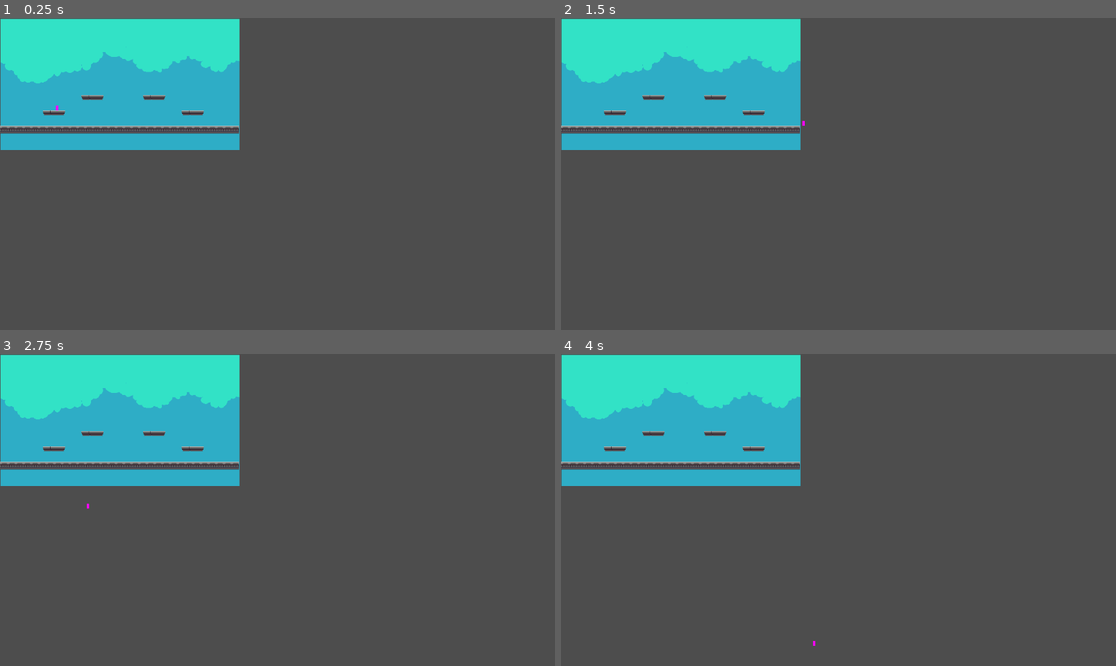
Above: before the commit, frames 1-4 (two rows, left to right).
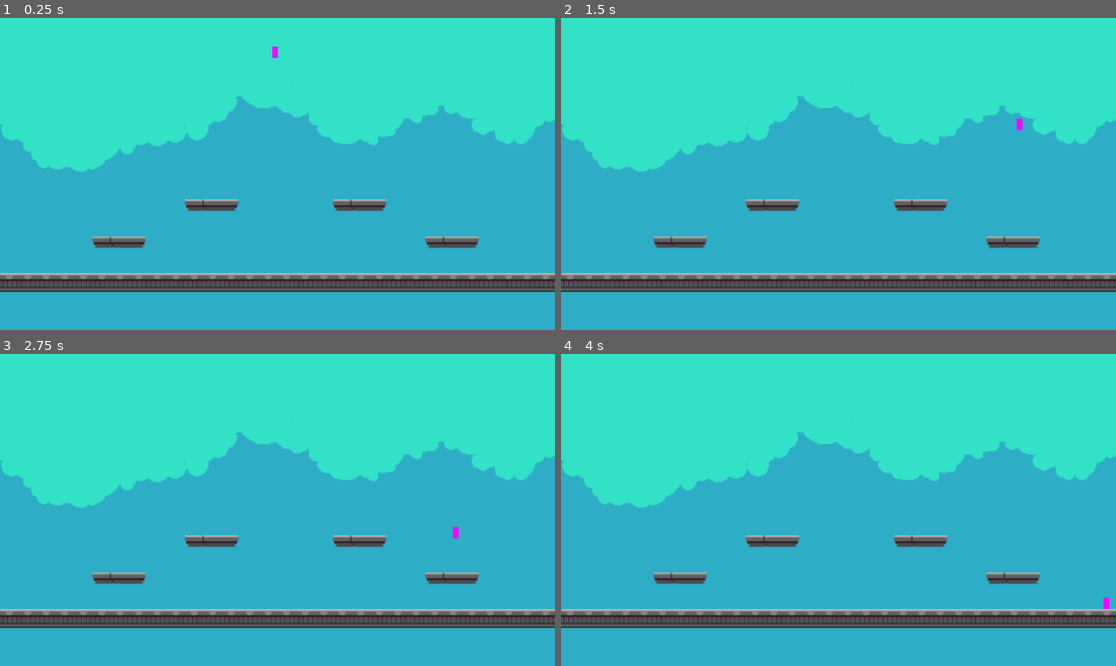
Above: after the commit, the same moments.

Repository: alejandrogonzalvo/Ruins
Game: Godot game, scene res://scenes/Level0.tscn
Two runs of this game, one before a commit and one after it. Both use one fixed random seed, a clock stepped at 60 frames per second and the inputs below.
Inputs:
- Up to frame 1 (0.25 s): no input
- Up to frame 2 (1.5 s): tap Enter at 0.5 s; hold Shift (dash) 0.53-1.28 s; hold D (move_right) from 0.53 s (still down); tap Space (jump) at 0.77, 0.8, 1.07, 1.25, 1.35 s
- Up to frame 3 (2.75 s): tap Space (jump) at 1.52, 1.82, 2.3 s; tap Shift (dash) at 1.55 s; release D (move_right) at 2.03 s; hold A (move_left) from 2.03 s (still down); hold Shift (dash) from 2.03 s (still down)
- Up to frame 4 (4 s): release A (move_left) at 2.78 s; release Shift (dash) at 2.78 s; hold D (move_right) from 2.78 s (still down); tap Shift (dash) at 2.85 s; tap Space (jump) at 3.02, 3.32 s; hold Space (jump) from 3.53 s (still down)

The runs differ from the first frame. In frame 1, 88% of the frame differs, in the area x 0-100%, y 0-100%; in frame 2, 88%; in frame 3, 88%; in frame 4, 88%.

Commit message:
Add falling state

Diff:
--- a/scenes/Level0.tscn
+++ b/scenes/Level0.tscn
@@ -1,12 +1,10 @@
-[gd_scene load_steps=5 format=3 uid="uid://vwif2fgq7nbi"]
+[gd_scene load_steps=4 format=3 uid="uid://vwif2fgq7nbi"]
 
-[ext_resource type="Script" path="res://scripts/scenes/Level0.gd" id="1_tpml8"]
 [ext_resource type="Texture2D" uid="uid://b801mpjw16nho" path="res://assets/Tileset ruins/Background_1.png" id="1_vkni0"]
 [ext_resource type="PackedScene" uid="uid://smac1mnfjjjx" path="res://assets/Tileset ruins/ruinsTilemap.tscn" id="2_vsqlb"]
 [ext_resource type="PackedScene" uid="uid://5tcjju0i4xrq" path="res://scenes/prefabs/Player.tscn" id="3_vohna"]
 
 [node name="Level0" type="Node2D"]
-script = ExtResource("1_tpml8")
 
 [node name="Background1" type="Sprite2D" parent="."]
 position = Vector2(249, 138)
@@ -16,4 +14,8 @@
 layer_0/tile_data = PackedInt32Array(917504, 65536, 4, 917505, 65536, 4, 917506, 65536, 4, 917507, 65536, 4, 917508, 65 …(755 unchanged characters)…
 
 [node name="Player" parent="." instance=ExtResource("3_vohna")]
-position = Vector2(119, 183)
+position = Vector2(247, 24)
+
+[node name="Camera2D" type="Camera2D" parent="."]
+position = Vector2(249, 138)
+zoom = Vector2(2.4, 2.4)
--- a/scenes/prefabs/Player.tscn
+++ b/scenes/prefabs/Player.tscn
@@ -1,10 +1,11 @@
-[gd_scene load_steps=8 format=3 uid="uid://5tcjju0i4xrq"]
+[gd_scene load_steps=9 format=3 uid="uid://5tcjju0i4xrq"]
 
 [ext_resource type="Script" path="res://scripts/prefabs/Player.gd" id="1_d7f85"]
 [ext_resource type="Script" path="res://scripts/states/StateMachine.gd" id="2_bd32p"]
 [ext_resource type="Script" path="res://scripts/states/player/Idle.gd" id="3_mp2ie"]
 [ext_resource type="Script" path="res://scripts/states/player/Walking.gd" id="4_r286j"]
 [ext_resource type="Script" path="res://scripts/states/player/Dashing.gd" id="5_sle54"]
+[ext_resource type="Script" path="res://scripts/states/player/Falling.gd" id="6_7p8gy"]
 
 [sub_resource type="PlaceholderTexture2D" id="PlaceholderTexture2D_5ca6l"]
 
@@ -34,6 +35,10 @@
 script = ExtResource("5_sle54")
 player = NodePath("../..")
 
+[node name="Falling" type="Node" parent="StateMachine" node_paths=PackedStringArray("player")]
+script = ExtResource("6_7p8gy")
+player = NodePath("../..")
+
 [node name="CollisionShape2D" type="CollisionShape2D" parent="."]
 shape = SubResource("RectangleShape2D_ksub8")
 debug_color = Color(0, 0.6, 0.701961, 0.419608)
--- a/scripts/prefabs/Player.gd
+++ b/scripts/prefabs/Player.gd
@@ -12,19 +12,41 @@
 @export var dash_duration: float = 0.2
 @export var dash_speed: float = 500
 @export var dash_accel: float = 50000
+var dash_ready: bool = true
+
+@export var airborn_speed: float = 75
+@export var airborn_accel: float = 1500
+
+@export var fall_speed: float = 50
+@export var fall_accel: float = 500
+
 
 func _physics_process(delta):
-	self.move_and_slide()
+	move_and_slide()
+	if is_on_floor():
+		dash_ready = true
+
 
 func update_x_velocity(target: float, acceleration: float, delta: float):
 	var current = self.velocity.x
 	if abs(current - target) < velocity_x_snap_threshold:
-		self.velocity.x = target
+		velocity.x = target
 		return
 
 	var change = sign(target - current) * acceleration * delta
 	if sign(current - target) != sign(current + change - target):
-		self.velocity.x = target
+		velocity.x = target
 		return
 
-	self.velocity.x = current + change
+	velocity.x = current + change
+
+
+func get_movement_direction() -> int:
+	if Input.is_action_pressed("move_left"):
+		direction = Direction.LEFT
+		return -1
+	elif Input.is_action_pressed("move_right"):
+		direction = Direction.RIGHT
+		return 1
+	else:
+		return 0
--- a/scripts/scenes/Level0.gd
+++ /dev/null
@@ -1,15 +0,0 @@
-extends Node2D
-
-
-# Called when the node enters the scene tree for the first time.
-func _ready():
-	$Player.velocity = Vector2.DOWN * 10
-
-
-# Called every frame. 'delta' is the elapsed time since the previous frame.
-func _process(delta):
-	pass
-
-func _physics_process(delta):
-	$Player.velocity += Vector2.DOWN
-	$Player.move_and_slide()
--- a/scripts/states/player/Dashing.gd
+++ b/scripts/states/player/Dashing.gd
@@ -4,22 +4,30 @@
 
 var timer: Timer = Timer.new()
 
+
 func _ready():
 	timer.one_shot = true
 	self.add_child(timer, false, Node.INTERNAL_MODE_FRONT)
 
+
 func enter(_from: State = null):
+	player.dash_ready = false
 	timer.start(player.dash_duration)
+
 
 func exit(_to: State = null):
 	timer.stop()
 
+
 func process(_delta: float):
 	if timer.is_stopped():
-		if player.velocity.x == 0:
+		if !player.is_on_floor():
+			transition.emit(self, "falling")
+		elif player.velocity.x == 0:
 			transition.emit(self, "idle")
 		elif Input.is_action_pressed("move_left") || Input.is_action_pressed("move_right"):
 			transition.emit(self, "walking")
+
 
 func physics_process(delta: float):
 	if timer.is_stopped():
--- a/scripts/states/player/Falling.gd
+++ b/scripts/states/player/Falling.gd
@@ -1,3 +1,23 @@
 extends PlayerState
 
 class_name PlayerFalling
+
+
+func process(_delta: float):
+	if Input.is_action_pressed("dash") && player.dash_ready:
+		transition.emit(self, "dashing")
+	elif player.is_on_floor():
+		player.velocity.y = 0
+		if player.velocity.x == 0:
+			transition.emit(self, "idle")
+		elif Input.is_action_pressed("move_left") || Input.is_action_pressed("move_right"):
+			transition.emit(self, "walking")
+
+
+func physics_process(delta: float):
+	var direction = player.get_movement_direction()
+	player.update_x_velocity(player.airborn_speed * direction, player.airborn_accel, delta)
+
+	player.velocity.y += player.fall_accel * delta
+	if player.velocity.y > player.fall_speed:
+		player.velocity.y = player.fall_speed
--- a/scripts/states/player/Idle.gd
+++ b/scripts/states/player/Idle.gd
@@ -1,10 +1,12 @@
 extends PlayerState
+
 class_name PlayerIdle
 
+
 func process(delta: float):
-	if Input.is_action_pressed("dash"):
+	if Input.is_action_pressed("dash") && player.dash_ready:
 		transition.emit(self, "dashing")
-#	elif Input.is_action_pressed("jump"):
-#		transition.emit(self,"jumping")
 	elif Input.is_action_pressed("move_left") || Input.is_action_pressed("move_right"):
 		transition.emit(self, "walking")
+	elif !player.is_on_floor():
+		transition.emit(self, "falling")
--- a/scripts/states/player/Walking.gd
+++ b/scripts/states/player/Walking.gd
@@ -2,21 +2,16 @@
 
 class_name PlayerWalking
 
+
 func process(_delta):
-	if Input.is_action_pressed("dash"):
+	if !player.is_on_floor():
+		transition.emit(self, "falling")
+	elif Input.is_action_pressed("dash"):
 		transition.emit(self, "dashing")
 	elif player.velocity.x == 0:
 		transition.emit(self, "idle")
 
 
 func physics_process(delta):
-	var target_velocity = player.walk_speed
-	if Input.is_action_pressed("move_left"):
-		player.direction = player.Direction.LEFT
-	elif Input.is_action_pressed("move_right"):
-		player.direction = player.Direction.RIGHT
-	else:
-		target_velocity = 0
-	target_velocity *= player.direction
-
-	player.update_x_velocity(target_velocity, player.walk_accel, delta)
+	var direction = player.get_movement_direction()
+	player.update_x_velocity(player.walk_speed * direction, player.walk_accel, delta)
